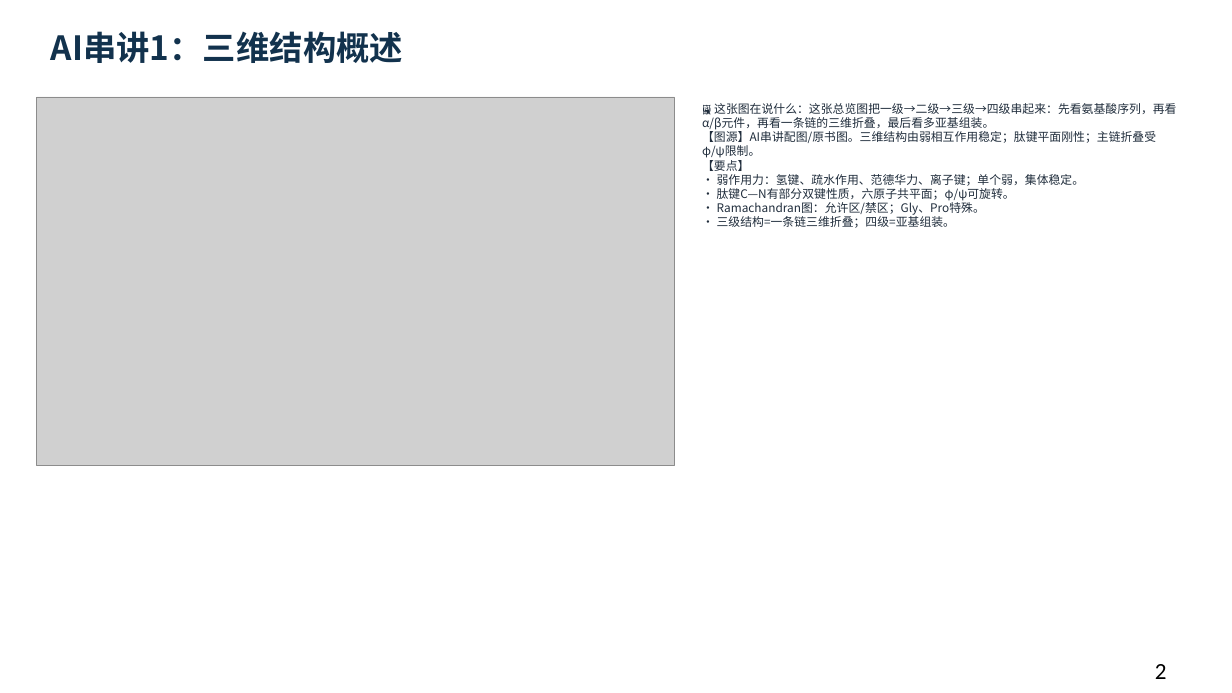
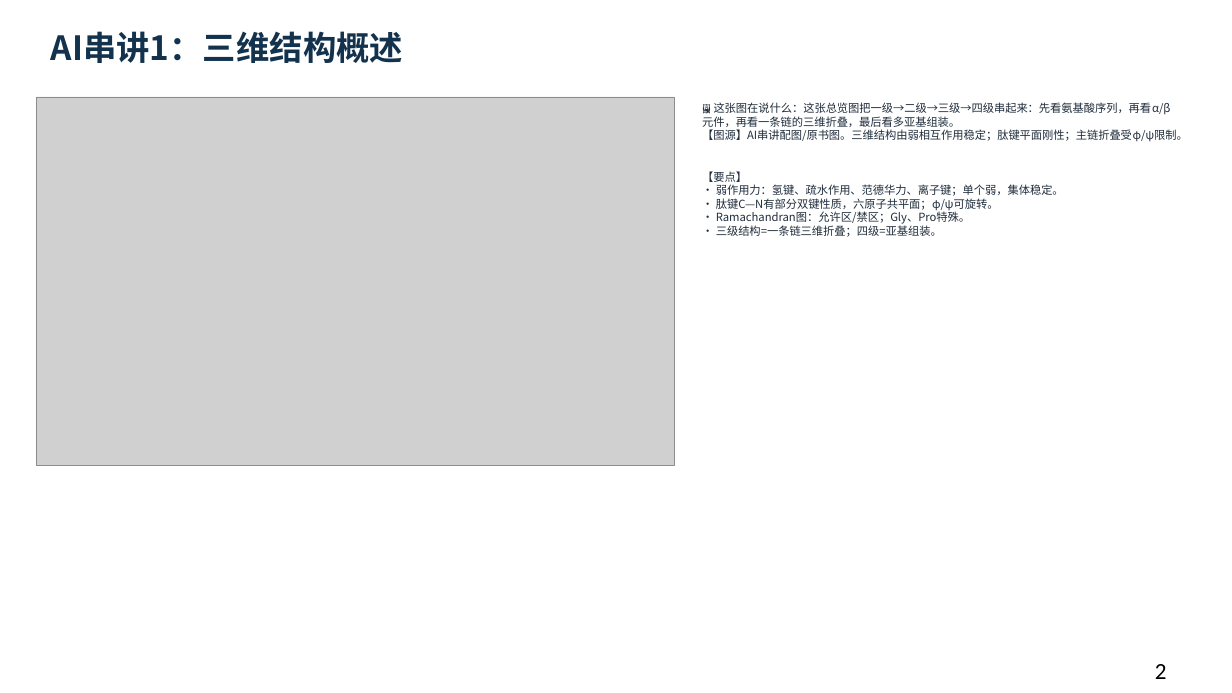
Before and after one commit to newkan-li/Biochemistry, a slide deck: slide 2 of downloads/bc03-ai-style.pptx. Drawn at 1232x693 pixels with LibreOffice and Linux fonts; fonts in the diff are those of the drawing; grey boxes stand for pictures. Boxes give left, top, right and bottom in pixels: in the first picture for what was removed or moved away, otherwise in the second. Text is boxed around its words. In the diff, an @@ line names an element or a change of style, - is before the commit and + after.

```diff
--- a/downloads/bc03-ai-style.pptx
+++ b/downloads/bc03-ai-style.pptx
@@ text "🖼 这张图在说什么：这张总览图把一级→二级→三级→四级串起来：先看氨基酸序列，再看α/β元件，再看一条链的三维折叠，最后 ..." at [702,102,1188,237]: size 9.2 to 8.8 pt @@
```
Also in this commit, not shown: 81 other slides changed, 5 other files.
